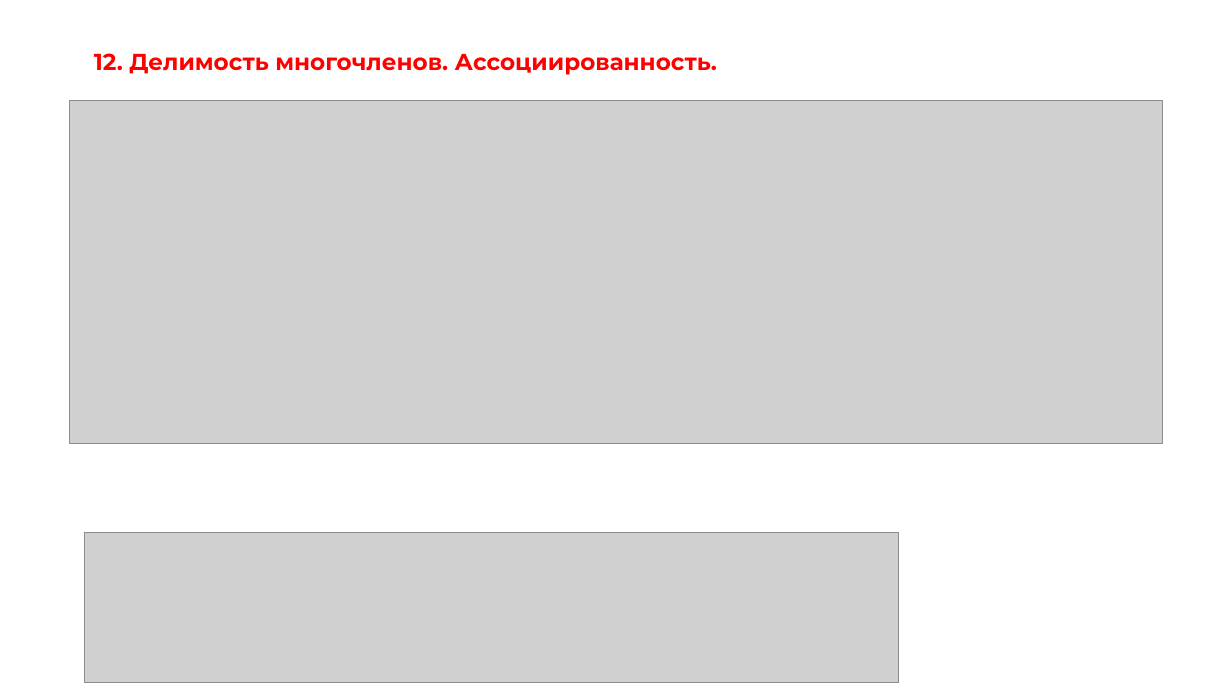
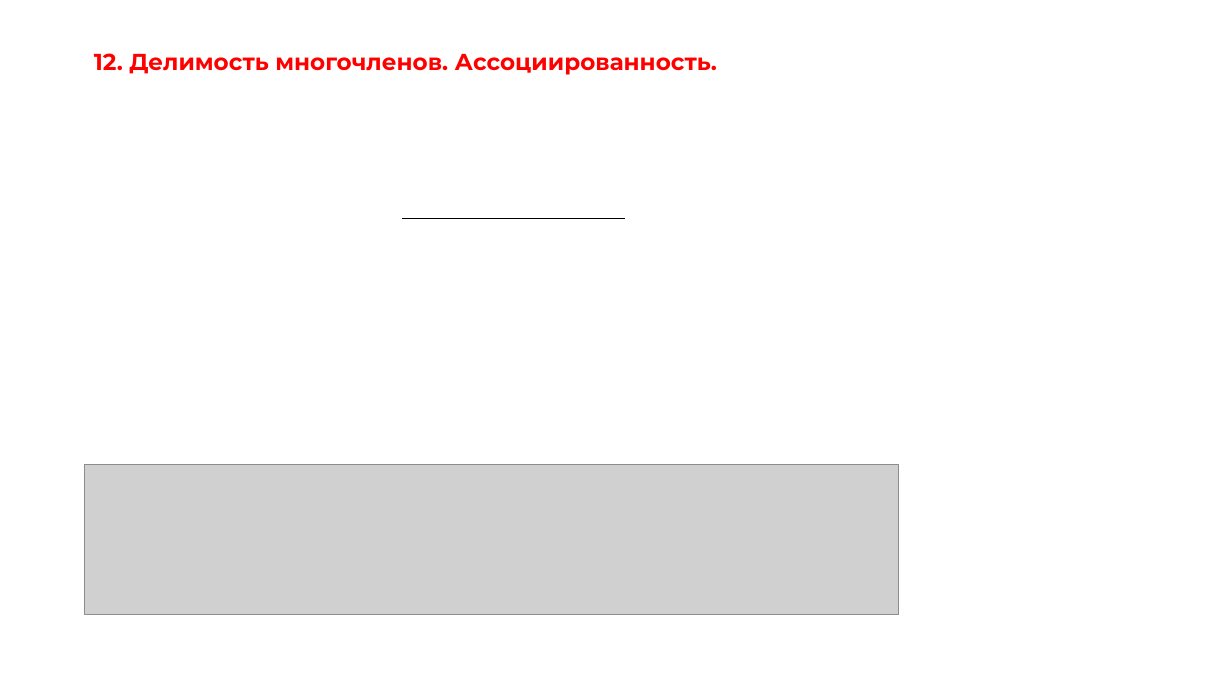
Before and after one commit to OneTwoZzzPlus/ITMO.STUDY, a slide deck: slide 26 of MATH/colloquium.pptx. Drawn at 1232x693 pixels with LibreOffice and Linux fonts; fonts in the diff are those of the drawing; grey boxes stand for pictures. Boxes give left, top, right and bottom in pixels: in the first picture for what was removed or moved away, otherwise in the second. Text is boxed around its words. In the diff, an @@ line names an element or a change of style, - is before the commit and + after.

```diff
--- a/MATH/colloquium.pptx
+++ b/MATH/colloquium.pptx
@@ picture removed at bbox=[69, 101, 1163, 444] @@
@@ line added from (402, 218) to (626, 218), #000000 0.5 pt @@
@@ picture: place and size @@
-picture at bbox=[85, 532, 899, 682]
+picture at bbox=[85, 465, 899, 615]
```
Also in this commit, not shown: 15 other slides changed, 18 other files.
